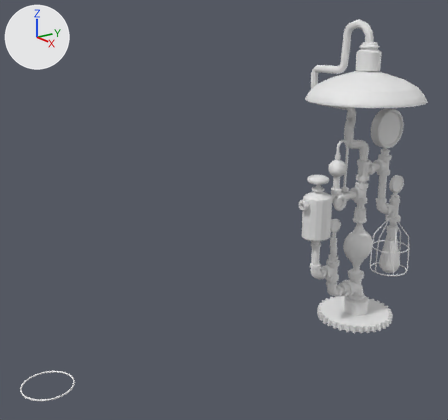
Renders of the Blender file lampa/lampa.blend from each side of a commit.
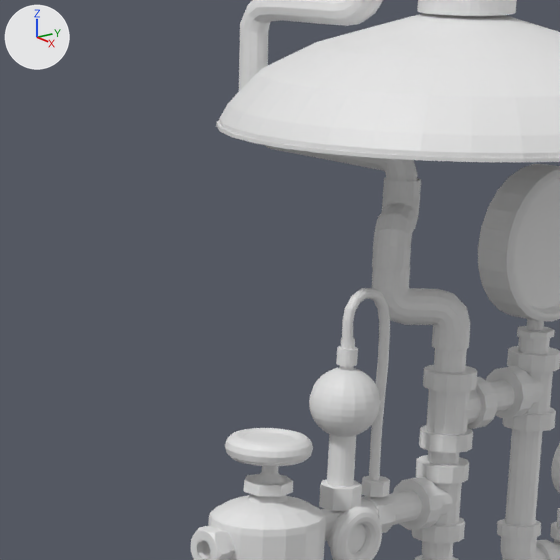
The first picture shows the older version from a 50 mm camera at (6.96, -7.13, 4.81) aimed at (0.64, -2.51, 2.42). The close-ups show both versions on the part from 56% to 87% of the width and 16% to 50% of the height of that picture; other places that the commit changed are outside them. The lights are fixed; the arrows at upper left show +X, +Y and +Z.
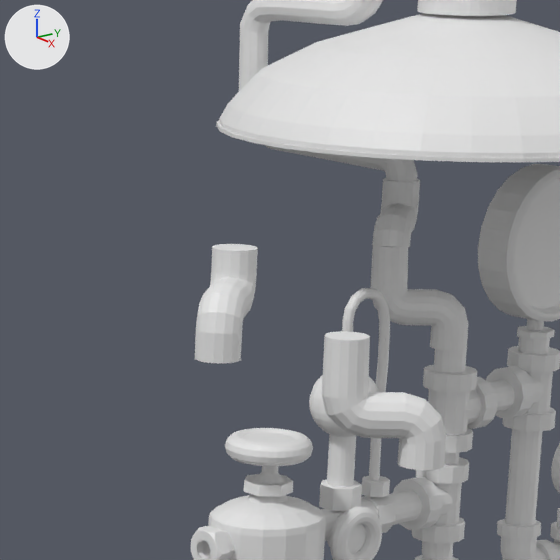
The change, as a diff of the scene's bpy script:
```diff
--- a/lampa/lampa.blend.py
+++ b/lampa/lampa.blend.py
@@ me_plane_001 @@
 # used by ob_plane_002; location = (0.471, 0.003, 3.36); rotation_euler = (0.0, 0.0, -2.509), in degrees (0, 0, -144)
-me_plane_001.from_pydata(...)  # 176 vertices, 160 faces; spans x -0.07..0.071, y -0.094..0.255, z -0.195..0.107
+me_plane_001.from_pydata(...)  # 160 vertices, 145 faces; spans x -0.071..0.07, y -0.097..0.251, z -0.125..0.105
+# me_plane_001 part 1: 176 vertices removed from x -0.07..0.071, y -0.094..0.255, z -0.195..0.107; 160 vertices added at x -0.071..0.07, y -0.097..0.251, z -0.125..0.105
@@ me_plane_007 @@
+me_plane_007.from_pydata(...)  # 176 vertices, 162 faces; spans x -0.071..0.07, y -0.097..0.251, z -0.198..0.105
@@ me_plane_003 @@
+me_plane_003.from_pydata(...)  # 176 vertices, 162 faces; spans x -0.07..0.071, y -0.109..0.27, z -0.195..0.196
@@ ob_plane_005 @@
 ob_plane_005 = bpy.data.objects.new('Plane.005', me_plane_016)
-ob_plane_005.location = (0.608, -0.118, 3.059)
+ob_plane_005.location = (0.605, -0.122, 3.056)
 ob_plane_005.rotation_euler = (0.0, 0.0, -0.706)  # degrees (0, 0, -40)
@@ ob_plane_002 @@
 ob_plane_002 = bpy.data.objects.new('Plane.002', me_plane_001)
-ob_plane_002.location = (0.471, 0.003, 3.36)
+ob_plane_002.location = (0.468, -0.002, 3.36)
 ob_plane_002.rotation_euler = (0.0, 0.0, -2.509)  # degrees (0, 0, -144)
@@ ob_plane_009 @@
+ob_plane_009 = bpy.data.objects.new('Plane.009', me_plane_007)
+ob_plane_009.location = (1.52, -1.881, 3.432)
+ob_plane_009.rotation_euler = (0.0, 0.0, -2.509)  # degrees (0, 0, -144)
@@ ob_plane_003 @@
+ob_plane_003 = bpy.data.objects.new('Plane.003', me_plane_003)
+ob_plane_003.location = (1.947, -1.755, 3.128)
+ob_plane_003.rotation_euler = (0.0, 0.0, -0.706)  # degrees (0, 0, -40)
+ob_plane_003.scale = (0.994, 0.994, 0.994)
```

Changed parts and their boxes [x1, y1, x2, y2] in the close-ups (560 x 560 px):
'Plane.003', added
    after: [322, 331, 446, 470]
'Plane.009', added
    after: [195, 244, 258, 363]
'Plane.005', moved
    before: [372, 268, 470, 350]
    after: [370, 245, 468, 351]
'Plane.002', reshaped, moved (25% shorter)
    before: [372, 178, 421, 270]
    after: [372, 178, 420, 247]
'Sphere', unchanged, covered by the edit
    before: [309, 337, 380, 512]
    after: [309, 375, 379, 512]
